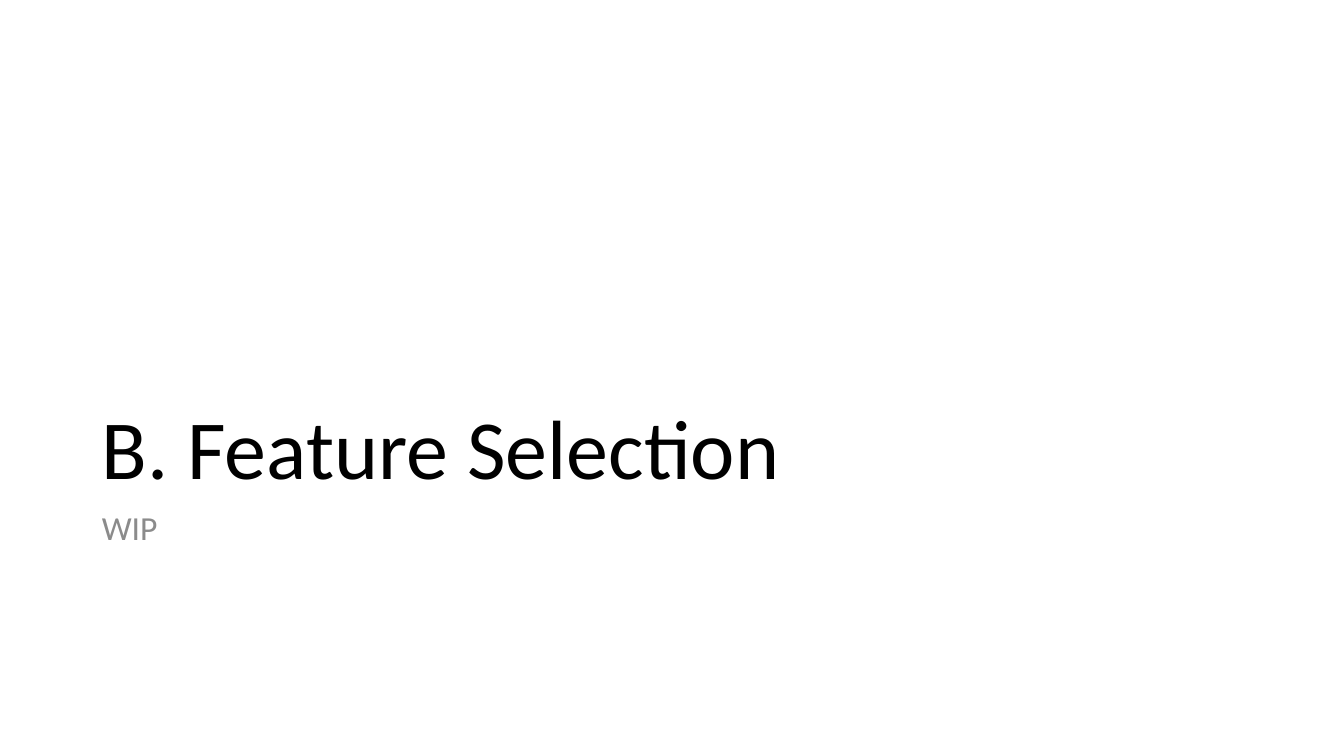
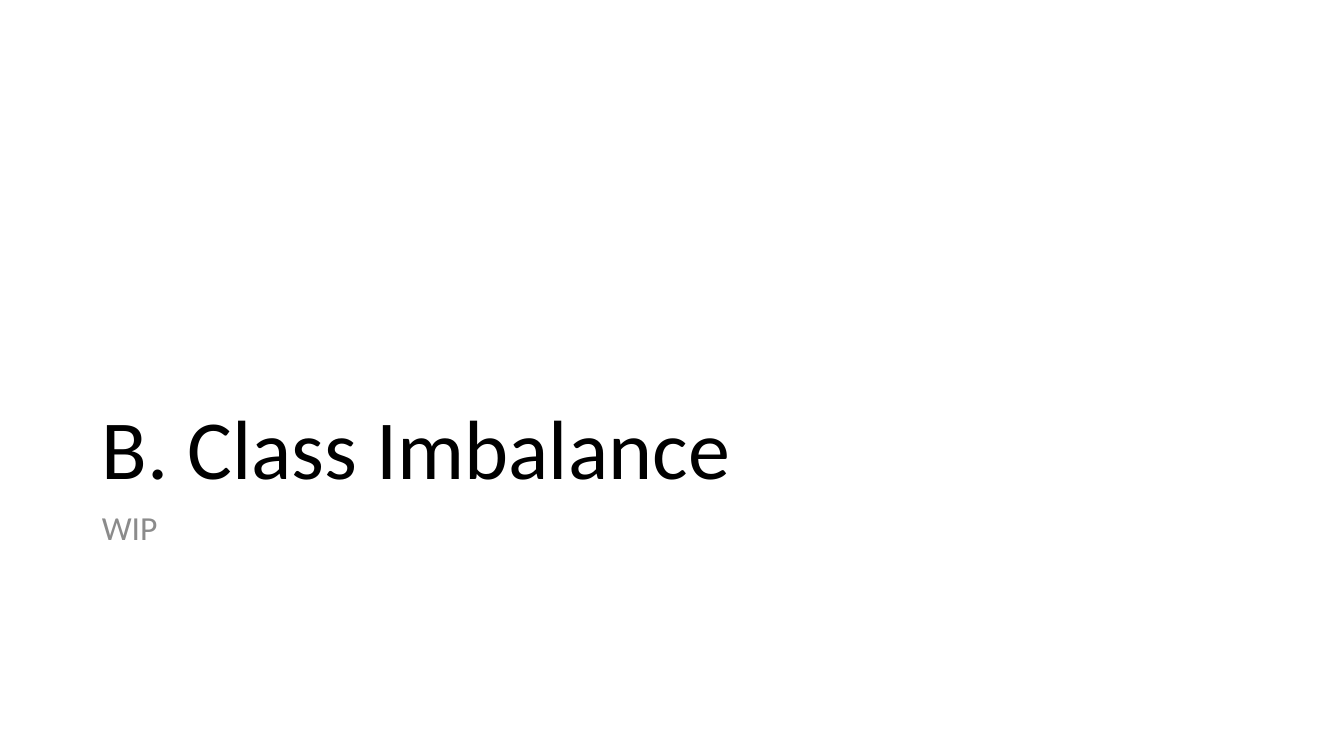
Before and after one commit to shoepaladin/causalinference_crashcourse, a slide deck: slide 15 of Powerpoints/4 Best Practices (WIP).pptx (slide 17 before the commit). Drawn at 1344x756 pixels with LibreOffice and Linux fonts; fonts in the diff are those of the drawing. Boxes give left, top, right and bottom in pixels: in the first picture for what was removed or moved away, otherwise in the second. Text is boxed around its words. In the diff, an @@ line names an element or a change of style, - is before the commit and + after.

```diff
--- a/Powerpoints/4 Best Practices (WIP).pptx
+++ b/Powerpoints/4 Best Practices (WIP).pptx
@@ title at bbox=[102, 420, 730, 480]: text changed @@
-B. Feature Selection
+B. Class Imbalance
```
Also in this commit, not shown: 1 other slide changed, 8 slides added, 4 slides removed, 6 other files.
